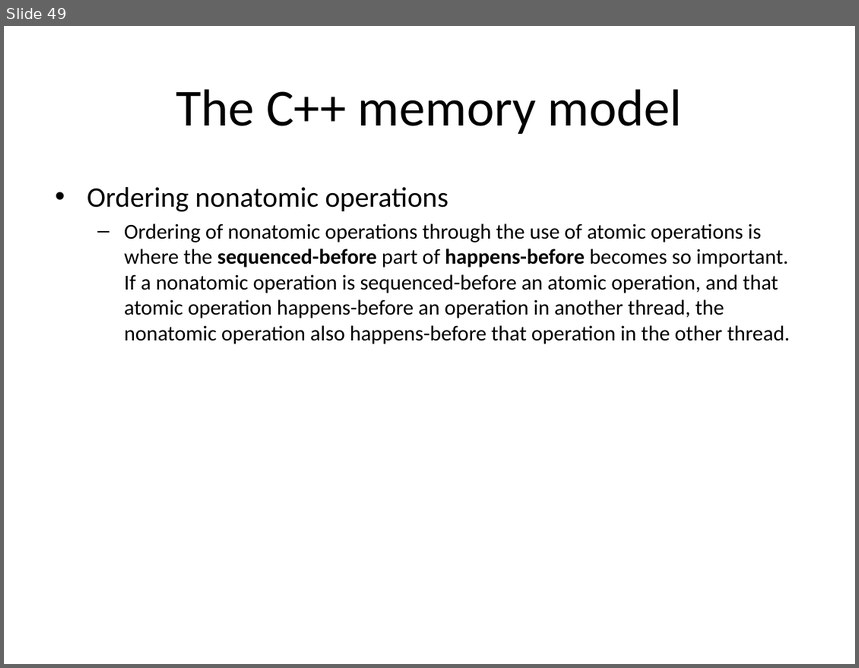
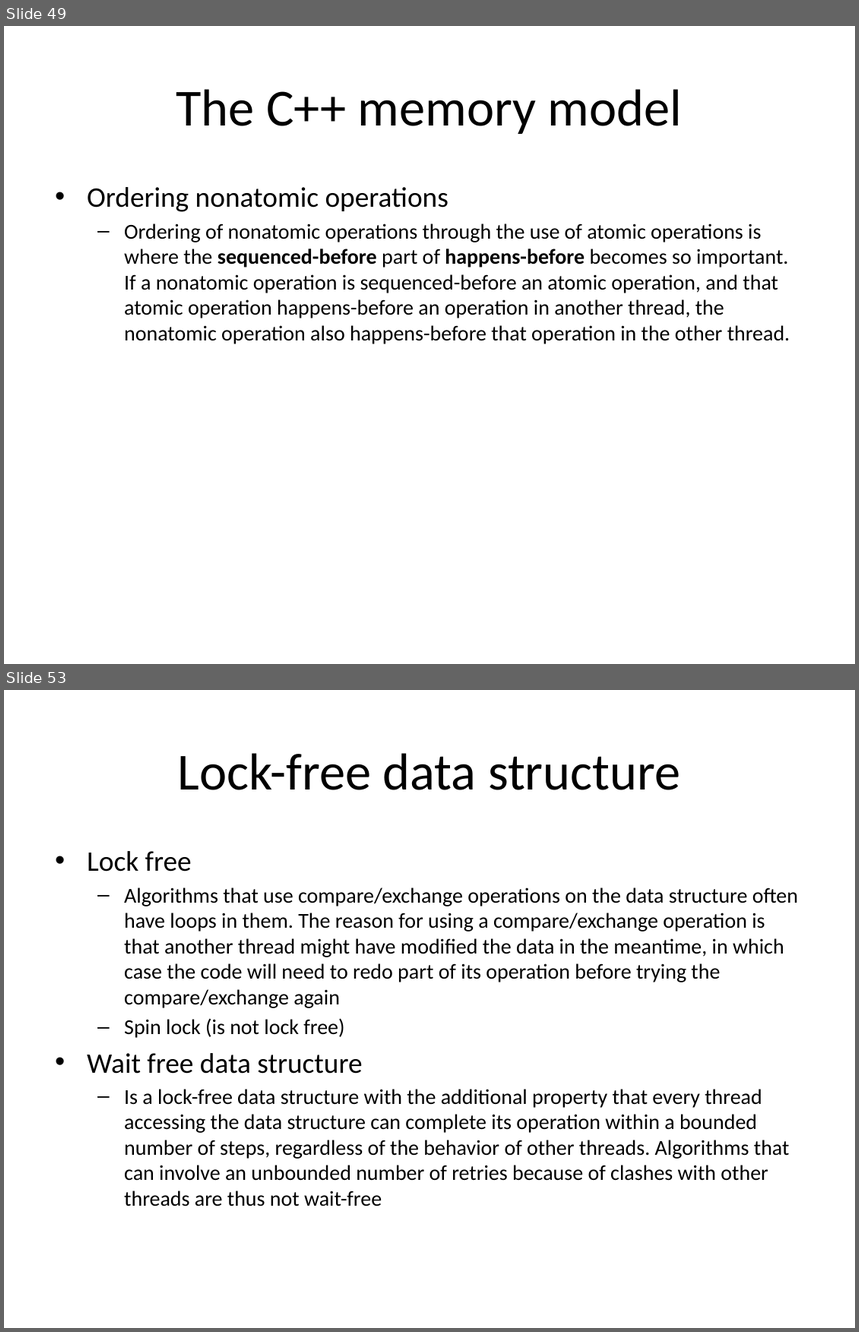
Before and after one commit to chenziliang/summary-of-the-books, a slide deck: CPPCIA.pptx. Shown one above the other, each under a label of ours: slide 49 before the commit, slides 49 and 53 after it; the slides between them are not shown. The pictures are 859x668 and 859x1332 pixels, drawn with LibreOffice and Linux fonts; fonts in the diff are those of the drawing. Boxes give left, top, right and bottom in pixels: in the first picture for what was removed or moved away, otherwise in the second. Text is boxed around its words. In the diff, an @@ line names an element or a change of style, - is before the commit and + after.

```diff
--- a/CPPCIA.pptx
+++ b/CPPCIA.pptx
@@ slide 53 added at box(4, 690, 855, 1328), background #FFFFFF @@
@@ title added at box(178, 753, 680, 790), 44 pt, text #000000 @@
+Lock-free data structure
@@ text added at box(87, 851, 798, 1207), 18 pt, text #000000 @@
+• Lock free
+  – Algorithms that use compare/exchange operations on the data structure often have loops in them. The reason for using a compare/exchange operation is that another thread might have modified the data in the meantime, in which case the code will need to redo part of its operation before trying the compare/exchange again
+  – Spin lock (is not lock free)
+• Wait free data structure
+  – Is a lock-free data structure with the additional property that every thread accessing the data structure can complete its operation within a bounded number of steps, regardless of the behavior of other threads. Algorithms that can involve an unbounded number of retries because of clashes with other threads are thus not wait-free
```
Also in this commit, not shown: 19 other slides added.
